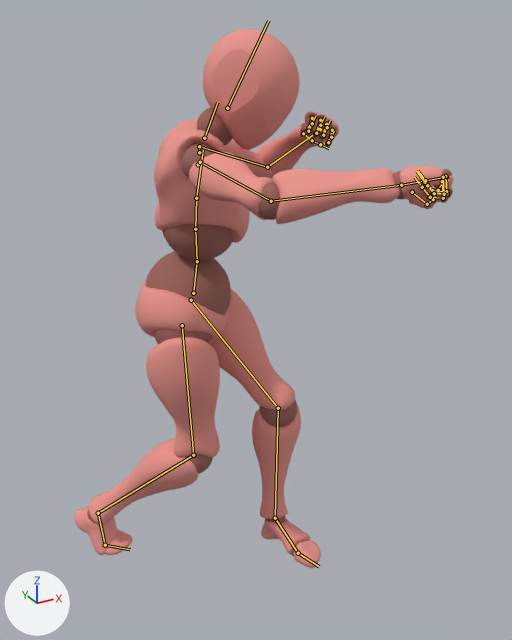
One commit to the FBX model Punching.fbx: the scene before it, then after it.
Camera for both pictures: a 50 mm camera at (-0.78, -1.859, 1.703) aimed at (0.082, -0.292, 0.919). The lights are fixed; the arrows at lower left show +X, +Y and +Z. The picture after the commit comes second. Both versions are drawn at frame 17 of the action 'mixamo.com'; the numbers are the values there. The bones that change, and the others that lie on the model, are drawn over the model as lines.

The first picture shows 'Beta_Joints', 'Beta_Surface'.
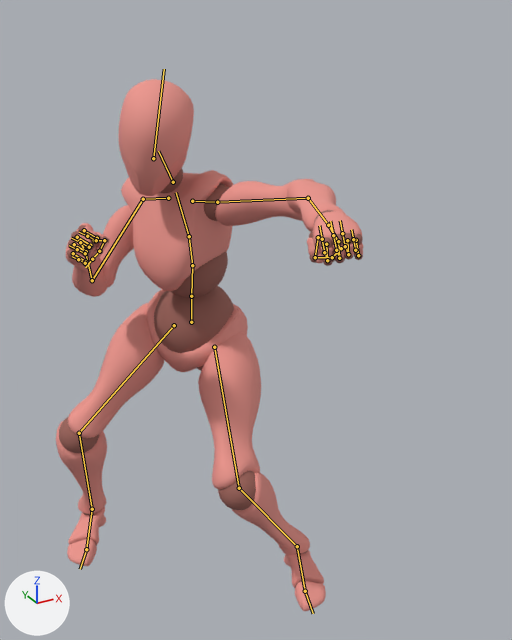
The edits, one by one:
Bone 'mixamorig:Hips' (bone_mixamorig_hips) moves from (-0.1, -10.6, 5.0) to (1.2, -22.5, -0.6).
Bone 'mixamorig:Hips' (bone_mixamorig_hips) turns from (13, 56, 7) to (31, -60, -23) degrees about its own x, y and z.
Bone 'mixamorig:Spine' (bone_mixamorig_spine) turns from (2, 1, 2) to (2, -1, 5) degrees about its own x, y and z.
Bone 'mixamorig:Spine1' (bone_mixamorig_spine1) turns from (4, 3, 1) to (5, -1, 6) degrees about its own x, y and z.
Bone 'mixamorig:Spine2' (bone_mixamorig_spine2) turns from (4, 3, 1) to (5, -1, 6) degrees about its own x, y and z.
Bone 'mixamorig:Neck' (bone_mixamorig_neck) turns from (12, -1, -4) to (10, 5, 0) degrees about its own x, y and z.
Bone 'mixamorig:Head' (bone_mixamorig_head) turns from (5, -20, 1) to (-23, 24, -32) degrees about its own x, y and z.
Bone 'mixamorig:RightShoulder' (bone_mixamorig_rightshoulder) turns from (-26, 2, -12) to (3, -3, -14) degrees about its own x, y and z.
Bone 'mixamorig:RightArm' (bone_mixamorig_rightarm) turns from (18, 38, -13) to (30, 37, -43) degrees about its own x, y and z.
Bone 'mixamorig:RightForeArm' (bone_mixamorig_rightforearm) turns from (0, 0, -51) to (0, 0, -100) degrees about its own x, y and z.
Bone 'mixamorig:RightHand' (bone_mixamorig_righthand) turns from (-2, -39, -3) to (-7, 6, 1) degrees about its own x, y and z.
Bone 'mixamorig:RightHandThumb1' (bone_mixamorig_righthandthumb1) turns from (21, -21, 20) to (20, 5, 25) degrees about its own x, y and z.
Bone 'mixamorig:RightHandThumb2' (bone_mixamorig_righthandthumb2) turns from (11, -41, 79) to (-12, 11, 71) degrees about its own x, y and z.
Bone 'mixamorig:LeftShoulder' (bone_mixamorig_leftshoulder) turns from (8, 3, 14) to (-10, 2, 18) degrees about its own x, y and z.
Bone 'mixamorig:LeftArm' (bone_mixamorig_leftarm) turns from (6, -40, 39) to (6, -16, -26) degrees about its own x, y and z.
Bone 'mixamorig:LeftForeArm' (bone_mixamorig_leftforearm) turns from (0, 0, 104) to (0, 0, 51) degrees about its own x, y and z.
Bone 'mixamorig:LeftHand' (bone_mixamorig_lefthand) turns from (11, -35, 30) to (6, -9, -1) degrees about its own x, y and z.
Bone 'mixamorig:LeftHandThumb1' (bone_mixamorig_lefthandthumb1) turns from (12, -4, -26) to (21, 5, -10) degrees about its own x, y and z.
Bone 'mixamorig:LeftHandThumb2' (bone_mixamorig_lefthandthumb2) turns from (-7, -21, -62) to (7, 20, -94) degrees about its own x, y and z.
Bone 'mixamorig:LeftHandThumb3' (bone_mixamorig_lefthandthumb3) turns from (-9, -8, -28) to (12, 2, -46) degrees about its own x, y and z.
Bone 'mixamorig:RightUpLeg' (bone_mixamorig_rightupleg) turns from (9, 5, -4) to (58, 7, -4) degrees about its own x, y and z.
Bone 'mixamorig:RightLeg' (bone_mixamorig_rightleg) turns from (-49, 8, -6) to (-59, -4, 9) degrees about its own x, y and z.
Bone 'mixamorig:RightFoot' (bone_mixamorig_rightfoot) turns from (0, -4, 8) to (12, -13, 29) degrees about its own x, y and z.
Bone 'mixamorig:RightToeBase' (bone_mixamorig_righttoebase) turns from (45, -1, -1) to (0, 0, 0) degrees about its own x, y and z.
Bone 'mixamorig:LeftUpLeg' (bone_mixamorig_leftupleg) turns from (46, 11, -3) to (44, -29, 34) degrees about its own x, y and z.
Bone 'mixamorig:LeftLeg' (bone_mixamorig_leftleg) turns from (-36, 7, -5) to (-68, -3, 8) degrees about its own x, y and z.
Bone 'mixamorig:LeftFoot' (bone_mixamorig_leftfoot) turns from (-4, 12, -17) to (20, -23, -18) degrees about its own x, y and z.

What differs and where, as boxes (x1, y1, x2, y2) in the pictures (512 x 640 px):
'Beta_Surface', posed (19% narrower)
    before: (74, 29, 453, 568)
    after: (56, 79, 363, 611)
'Beta_Joints', posed (17% narrower, 7% shorter)
    before: (87, 107, 453, 557)
    after: (59, 168, 363, 588)
bone 'mixamorig:Hips', root to tip
    before: (193, 293) to (197, 260)
    after: (191, 322) to (191, 295)
bone 'mixamorig:Spine', root to tip
    before: (197, 261) to (195, 229)
    after: (191, 296) to (192, 265)
bone 'mixamorig:Spine1', root to tip
    before: (195, 229) to (196, 198)
    after: (192, 265) to (189, 236)
bone 'mixamorig:Spine2', root to tip
    before: (196, 198) to (203, 150)
    after: (189, 236) to (176, 192)
bone 'mixamorig:Neck', root to tip
    before: (204, 138) to (217, 102)
    after: (173, 182) to (158, 151)
bone 'mixamorig:Head', root to tip
    before: (227, 108) to (268, 20)
    after: (153, 158) to (164, 69)
bone 'mixamorig:RightShoulder', root to tip
    before: (198, 164) to (200, 162)
    after: (168, 198) to (143, 199)
bone 'mixamorig:RightArm', root to tip
    before: (200, 162) to (271, 201)
    after: (143, 199) to (92, 280)
bone 'mixamorig:RightForeArm', root to tip
    before: (271, 201) to (401, 185)
    after: (92, 280) to (85, 250)
bone 'mixamorig:RightHand', root to tip
    before: (401, 185) to (440, 178)
    after: (85, 250) to (78, 239)
bone 'mixamorig:RightHandThumb1', root to tip
    before: (412, 192) to (427, 204)
    after: (94, 240) to (104, 240)
bone 'mixamorig:RightHandThumb2', root to tip
    before: (427, 204) to (433, 199)
    after: (104, 240) to (99, 251)
bone 'mixamorig:LeftShoulder', root to tip
    before: (199, 152) to (199, 146)
    after: (192, 201) to (217, 202)
bone 'mixamorig:LeftArm', root to tip
    before: (199, 146) to (267, 167)
    after: (217, 202) to (308, 198)
bone 'mixamorig:LeftForeArm', root to tip
    before: (267, 167) to (320, 129)
    after: (308, 198) to (328, 225)
bone 'mixamorig:LeftHand', root to tip
    before: (320, 129) to (320, 121)
    after: (328, 225) to (337, 239)
bone 'mixamorig:LeftHandThumb1', root to tip
    before: (309, 127) to (303, 133)
    after: (318, 237) to (315, 257)
bone 'mixamorig:LeftHandThumb2', root to tip
    before: (303, 133) to (312, 140)
    after: (315, 257) to (332, 257)
bone 'mixamorig:LeftHandThumb3', root to tip
    before: (312, 140) to (320, 144)
    after: (332, 257) to (341, 248)
bone 'mixamorig:RightUpLeg', root to tip
    before: (182, 325) to (193, 455)
    after: (174, 325) to (79, 433)
bone 'mixamorig:RightLeg', root to tip
    before: (193, 455) to (98, 513)
    after: (79, 433) to (92, 509)
bone 'mixamorig:RightFoot', root to tip
    before: (98, 513) to (105, 545)
    after: (92, 509) to (86, 549)
bone 'mixamorig:RightToeBase', root to tip
    before: (105, 545) to (130, 549)
    after: (86, 549) to (80, 569)
bone 'mixamorig:LeftUpLeg', root to tip
    before: (191, 300) to (278, 408)
    after: (214, 347) to (239, 488)
bone 'mixamorig:LeftLeg', root to tip
    before: (278, 408) to (275, 518)
    after: (239, 488) to (297, 546)
bone 'mixamorig:LeftFoot', root to tip
    before: (275, 518) to (298, 553)
    after: (297, 546) to (305, 591)
